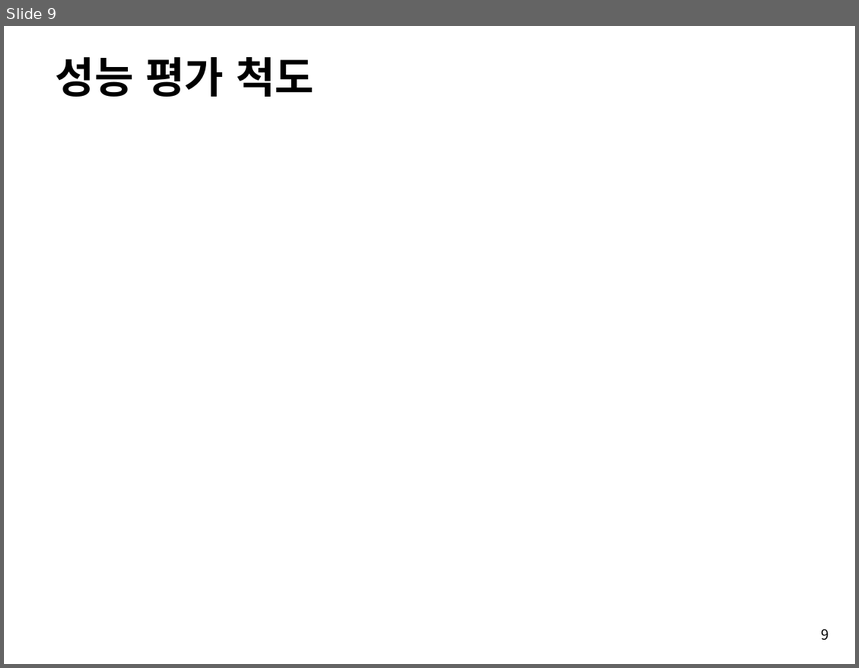
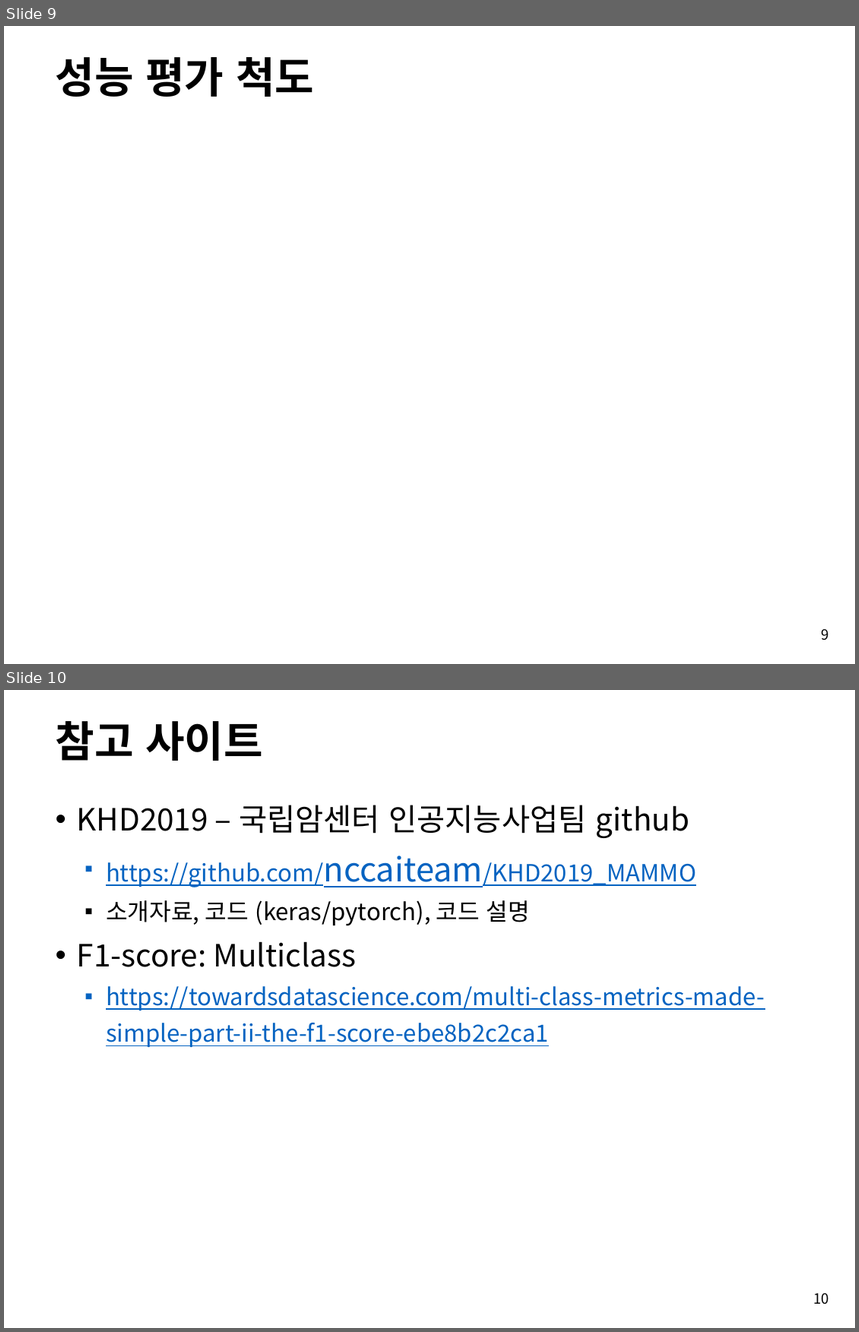
Before and after one commit to nccaiteam/KHD2019_MAMMO, a slide deck: introduction.pptx. Shown one above the other, each under a label of ours: slide 9 before the commit, slides 9 and 10 after it. The pictures are 859x668 and 859x1332 pixels, drawn with LibreOffice and Linux fonts; fonts in the diff are those of the drawing; grey boxes stand for pictures; background and template pictures are left out. Boxes give left, top, right and bottom in pixels: in the first picture for what was removed or moved away, otherwise in the second. Text is boxed around its words. In the diff, an @@ line names an element or a change of style, - is before the commit and + after.

Commit message:
ppt_mod

```diff
--- a/introduction.pptx
+++ b/introduction.pptx
@@ slide 10 added at [4,690,855,1328], background #FFFFFF @@
@@ title added at [56,721,263,761], 36 pt, text #000000, bold @@
+참고 사이트
@@ text added at [77,805,765,1047], 20 pt, text #0563C1, underline @@
+• KHD2019 – 국립암센터 인공지능사업팀 github
+  ▪ https://github.com/nccaiteam/KHD2019_MAMMO
+  ▪ 소개자료, 코드 (keras/pytorch), 코드 설명
+• F1-score: Multiclass
+  ▪ https://towardsdatascience.com/multi-class-metrics-made-simple-part-ii-the-f1-score-ebe8b2c2ca1
@@ page number added at [814,1293,830,1305], 12 pt, text #000000 @@
+10
```
Also in this commit, not shown: 1 other file.
